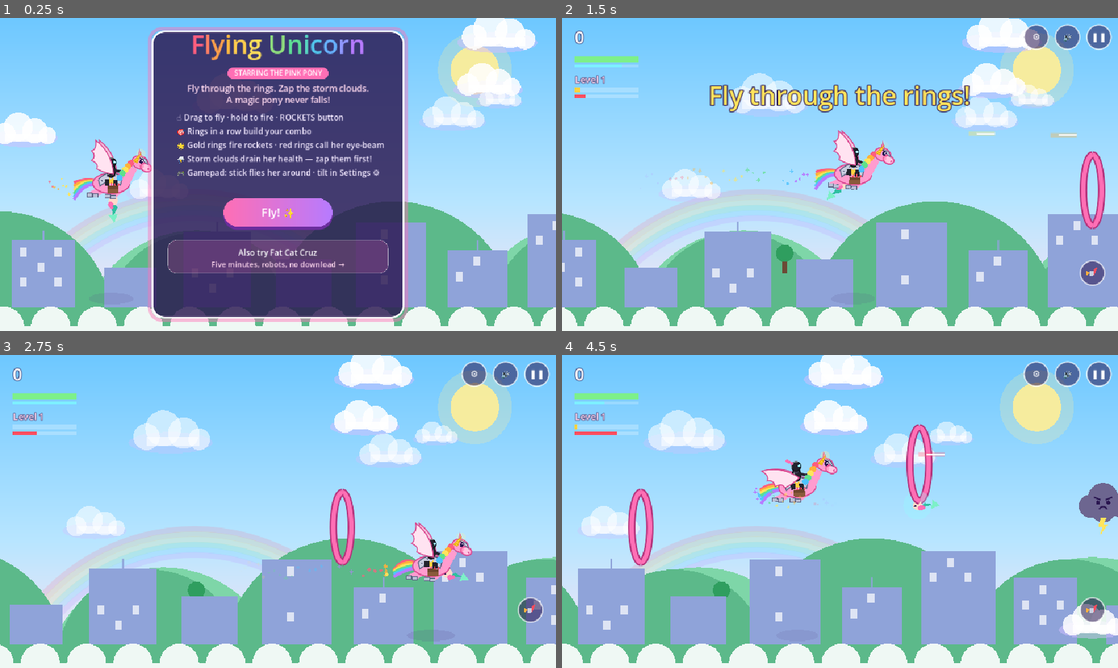
Above: before the commit, frames 1-4 (two rows, left to right).
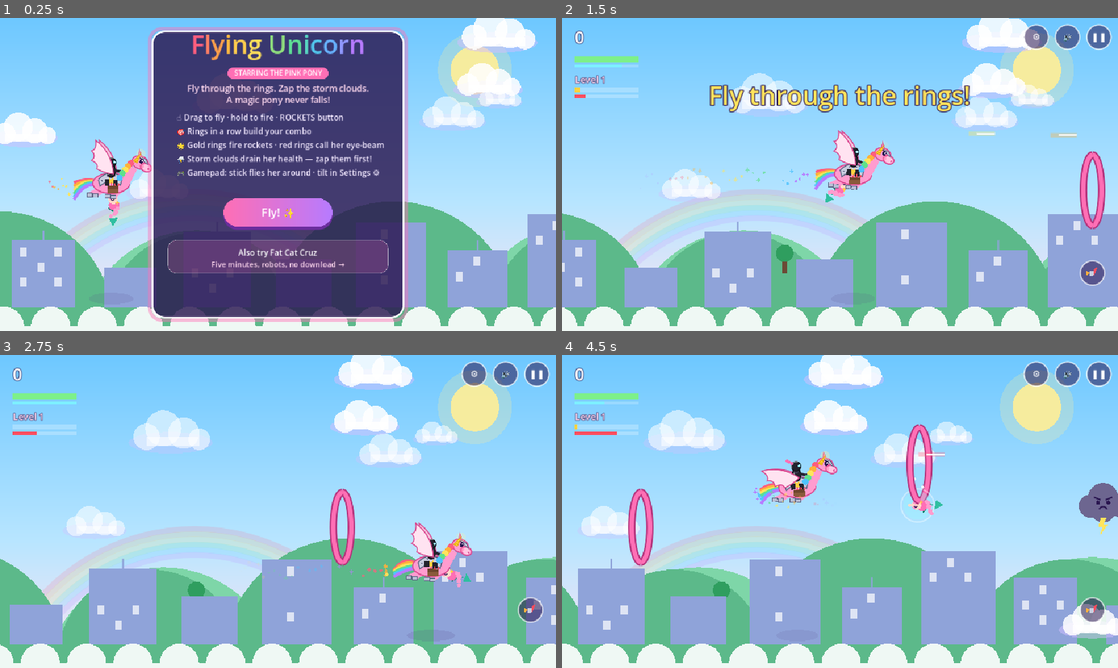
Above: after the commit, the same moments.

Repository: Dan8NOD/flying-unicorn
Game: Godot game, scene res://main.tscn
Two runs of this game, one before a commit and one after it. Both use one fixed random seed, a clock stepped at 60 frames per second and the inputs below.
Inputs (mouse positions are in pixels of both pictures, inside the frame that each line leads up to):
- Up to frame 1 (0.25 s): no input
- Up to frame 2 (1.5 s): tap Enter at 0.5 s; move the mouse to (962, 158) at 0.52 s; hold D (fly_right) 0.53-1.25 s; hold Space (fire) 0.53-1.25 s; click (962, 158) at 0.67 s; drag from (728, 190) to (812, 237) at 1.27 s
- Up to frame 3 (2.75 s): move the mouse to (333, 442) at 2.02 s; hold D (fly_right) from 2.03 s (still down); tap X at 2.1 s
- Up to frame 4 (4.5 s): release D (fly_right) at 2.75 s; drag from (812, 574) to (673, 464) at 2.77 s; move the mouse to (1006, 558) at 3.52 s; hold A (fly_left) 3.53-4.25 s; tap Enter at 3.6 s; drag from (673, 464) to (756, 433) at 4.27 s

The runs differ from the first frame. In frame 1, 0.1% of the frame differs, in the area x 19-22%, y 57-67%; in frame 2, 0.1%; in frame 3, 0.1%; in frame 4, 0.2%, in the area x 60-69%, y 39-54%.

Commit message:
Mermaid glow-up + true top-down overhead
Mermaid rebuilt: curved tail with belly stripe, dorsal fin and
notched fluke, five flowing hair strands, shell top, reaching
arm, happy face with star hairpin, drifting bubbles, white
spool ring. Overhead stops drawing side-view clouds: spiral
storm cells with rotating arms, dark cores, lightning rims
and rain dots, tinted by kind. Rings gain soft shadows and
red ones pulse from above. Verified overhead live shot.

Diff:
--- a/main.gd
+++ b/main.gd
@@ -1276,18 +1276,42 @@
 	var thrash := 9.0 if spooling else 2.5
 	if spooling:
 		draw_circle(mp, 20 + mer_spool * 10, Color(0.55, 1, 1, 0.3 * mer_spool))
+		draw_arc(mp, 24 + mer_spool * 10, 0, TAU, 32, Color(1, 1, 1, 0.5 * mer_spool), 2, true)
 	var to_pony := (Vector2(uni.x, uni.y) - mp).normalized()
 	var back := -to_pony
 	var perp := Vector2(-back.y, back.x)
 	var w1 := sin(t * thrash) * 6.0
-	var tail := PackedVector2Array([mp + perp * 6, mp + back * 26 + perp * w1, mp + back * 12 - perp * 6])
-	draw_colored_polygon(tail, Color("2fbfa0"))
-	draw_colored_polygon(PackedVector2Array([mp + back * 24 + perp * (w1 + 8), mp + back * 24 + perp * (w1 - 8), mp + back * 38 + perp * w1]), Color("7df0c8"))
-	draw_circle(mp, 8, Color("ffd9c9"))
-	draw_circle(mp + to_pony * 4 + perp * 2, 1.8, Color("2a1650"))
-	for h in 3:
-		var hy: float = h * 7.0
-		draw_circle(mp - to_pony * (6 + hy * 0.4) + perp * (4 + sin(t * 4 + h) * 2.0), 4.5 - h, Color("ff6fb5"))
+	var w2 := sin(t * thrash + 1.2) * 8.0
+	# Tail: curved body, belly stripe, dorsal fin, notched fluke.
+	var tail := PackedVector2Array([mp + perp * 7, mp + back * 28 + perp * w1, mp + back * 13 - perp * 7])
+	draw_colored_polygon(tail, Color("1f9e85"))
+	draw_colored_polygon(PackedVector2Array([mp + perp * 2, mp + back * 24 + perp * w1, mp + back * 12 - perp * 2]), Color("7df0c8"))
+	draw_colored_polygon(PackedVector2Array([mp + back * 10 + perp * 4, mp + back * 20 + perp * (w1 * 0.5), mp + back * 12 + perp * 12]), Color("17806c"))
+	var fluke := mp + back * 28 + perp * w1
+	draw_colored_polygon(PackedVector2Array([fluke + perp * 8 + back * 2, fluke - perp * 8 + back * 2, fluke + back * 16 + perp * w2 * 0.4]), Color("2fbfa0"))
+	# Hair mass + five flowing strands behind the head.
+	var hair_base := mp + back * 8
+	draw_circle(hair_base, 9, Color("ff6fb5"))
+	for h in 5:
+		var hf: float = h - 2.0
+		var sway := sin(t * 4 + h * 1.3) * 3.0
+		draw_circle(hair_base + back * (6 + h * 3.0) + perp * (hf * 4.0 + sway), 4.5 - absf(hf) * 0.6, Color("ff9ccf"))
+	# Torso, shell top, reaching arm.
+	draw_circle(mp + to_pony * 2, 8, Color("ffd9c9"))
+	draw_circle(mp + to_pony * 5 + perp * -4, 3.2, Color("ff9ccf"))
+	draw_circle(mp + to_pony * 5 + perp * 4, 3.2, Color("ff9ccf"))
+	var hand := mp + to_pony * 14 + perp * 3 + Vector2(0, sin(t * 3) * 2)
+	draw_line(mp + to_pony * 6, hand, Color("ffd9c9"), 4, true)
+	draw_circle(hand, 2.5, Color("ffd9c9"))
+	# Happy face toward the pony, star hairpin, drifting bubbles.
+	var face := mp + to_pony * 3
+	draw_arc(face + perp * 1, 2.5, PI * 0.15, PI * 0.85, 10, Color("2a1650"), 1.5, true)
+	draw_circle(face - perp * 4 + to_pony * 1, 1.6, Color("ff9ccf"))
+	draw_colored_polygon(_sparkle_poly((face + back * 8 - perp * 6).x, (face + back * 8 - perp * 6).y, 4), Color("ffd23f"))
+	for bi in 2:
+		var bpos := mp + Vector2(sin(t * 2 + bi * 2.1) * 9, -20 - fmod(t * 18 + bi * 14, 30))
+		draw_circle(bpos, 2, Color(1, 1, 1, 0.5))
+		draw_arc(bpos, 2, 0, TAU, 10, Color(1, 1, 1, 0.7), 1, true)
 
 
 func _steer_laser(l, dt: float) -> void:
@@ -2350,6 +2374,25 @@
 		y += 22.0
 
 
+func _draw_storm_top(c) -> void:
+	var shade := Color.WHITE if c.hit_flash > 0 else (Color("dceaff") if c.gust else (Color("7d8fc9") if c.rain else Color("6d6690")))
+	var core := Color("3d3a5c") if c.hit_flash <= 0 else Color.WHITE
+	var spin := 1.6 if c.gust else 0.8
+	for arm in 3:
+		var a0: float = t * spin + c.phase + arm * TAU / 3
+		draw_arc(Vector2(c.x, c.y), c.r * (0.45 + arm * 0.2), a0, a0 + PI * 1.25, 26, shade, 10, true)
+	draw_circle(Vector2(c.x, c.y), c.r * 0.3, core)
+	draw_arc(Vector2(c.x, c.y), c.r * 0.3, 0, TAU, 24, shade, 2, true)
+	if c.lit:
+		draw_arc(Vector2(c.x, c.y), c.r + 5, 0, TAU, 40, Color("ffe45c"), 4, true)
+		var zx: float = c.x + sin(t * 30 + c.phase) * 8
+		draw_polyline(PackedVector2Array([Vector2(zx - 10, c.y - c.r), Vector2(zx + 6, c.y - 6), Vector2(zx - 6, c.y + 6), Vector2(zx + 10, c.y + c.r)]), Color("fff4b0"), 3, true)
+	if c.rain:
+		for di in 6:
+			var da: float = di * TAU / 6 + c.phase
+			draw_circle(Vector2(c.x + cos(da) * (c.r + 12), c.y + sin(da) * (c.r + 12)), 2.5, Color(0.6, 0.8, 1, 0.8))
+
+
 func _draw_over_bg() -> void:
 	draw_texture_rect(sky_tex, Rect2(0, 0, VW, VH), false)
 	if _in_space():
@@ -2375,6 +2418,7 @@
 
 
 func _draw_ring_top(r: Ring) -> void:
+	draw_circle(Vector2(r.x + 5, r.y + 9), r.rx + 5, Color(0.2, 0.15, 0.35, 0.12))
 	var edge := Color("c98f00") if r.gold else (Color("a31220") if r.red else Color("b3317a"))
 	var col := Color("ffd23f") if r.gold else (Color("ff4d5e") if r.red else (Color.WHITE if r.result == "hit" else Color("ff6fb5")))
 	draw_arc(Vector2(r.x, r.y), r.rx + 4, 0, TAU, 48, edge, 12, true)
@@ -2383,6 +2427,9 @@
 		for i in 3:
 			var a := t * 3 + i * 2.1
 			draw_colored_polygon(_sparkle_poly(r.x + cos(a) * (r.rx + 4), r.y + sin(a) * (r.rx + 4), 4), Color.WHITE)
+	if r.red:
+		var ro2 := r.rx + 15 + sin(t * 7 + r.phase) * 2.5
+		draw_arc(Vector2(r.x, r.y), ro2, 0, TAU, 48, Color("ff4d5e"), 3, true)
 	if r.red:
 		var ro2 := r.rx + 16 + sin(t * 7 + r.phase) * 3
 		draw_arc(Vector2(r.x, r.y), ro2, 0, TAU, 48, Color("ff4d5e"), 3, true)
@@ -2678,7 +2725,10 @@
 		else:
 			_ring_stroke(r, false)
 	for c in clouds:
-		_draw_storm_cloud(c)
+		if vertical:
+			_draw_storm_top(c)
+		else:
+			_draw_storm_cloud(c)
 	for p in pickups:
 		var y: float = p.y + sin(t * 3 + p.phase) * 8
 		draw_circle(Vector2(p.x, y - 4), 22, Color(1, 1, 1, 0.5))
